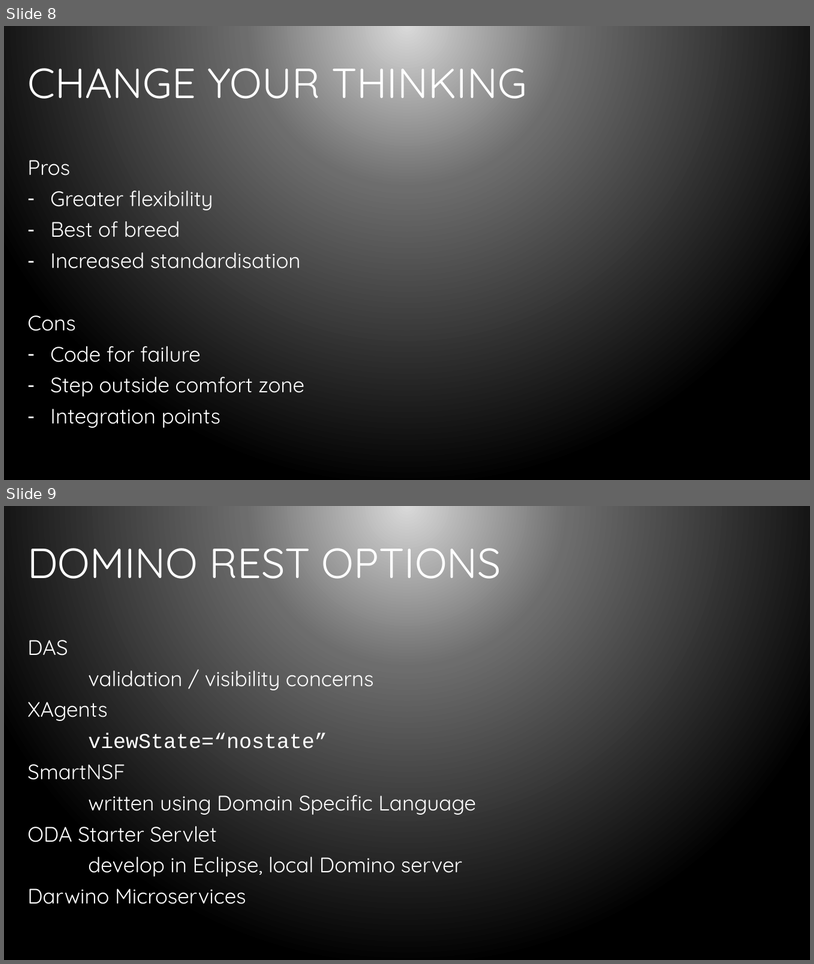
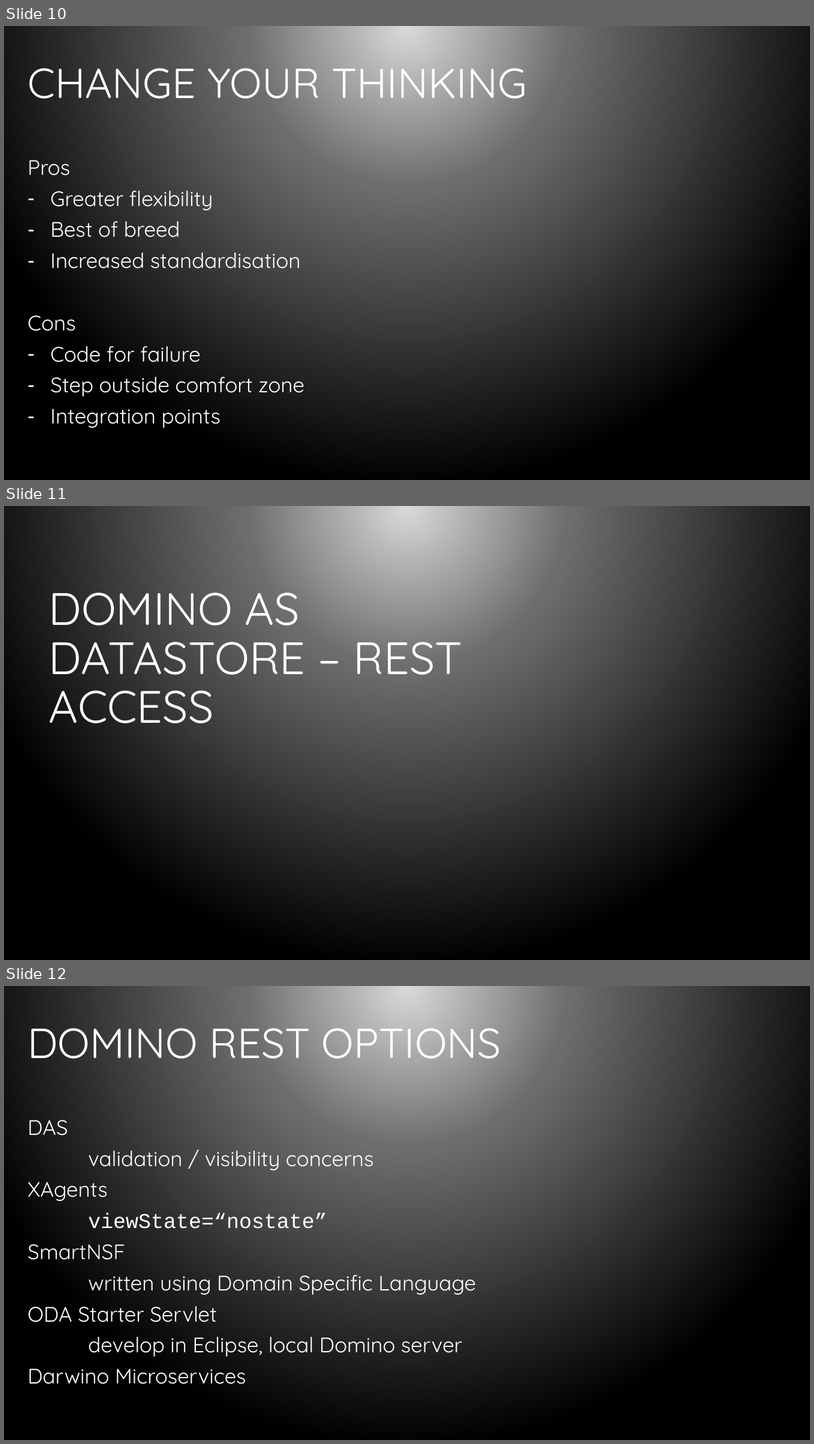
Before and after one commit to bleedingcode/domino-js-masterclass, a slide deck: presentation/8598 Domino and JS.pptx. Shown one above the other, each under a label of ours: slides 8 and 9 before the commit, slides 10, 11 and 12 after it. The pictures are 814x964 and 814x1444 pixels, drawn with LibreOffice and Linux fonts; fonts in the diff are those of the drawing; background and template pictures are left out. Boxes give left, top, right and bottom in pixels: in the first picture for what was removed or moved away, otherwise in the second. Text is boxed around its words. In the diff, an @@ line names an element or a change of style, - is before the commit and + after.

```diff
--- a/presentation/8598 Domino and JS.pptx
+++ b/presentation/8598 Domino and JS.pptx
@@ slide 11 added at (x1=4, y1=506, x2=810, y2=960), background gradient #D9D9D9 to #6D6D6D to #000000 @@
@@ title added at (x1=49, y1=592, x2=463, y2=723), 54 pt, text #FFFFFF @@
+DOMINO AS DATASTORE – REST ACCESS
@@ what was slide 8 is now slide 10 @@
@@ what was slide 9 is now slide 12 @@
```
Also in this commit, not shown: 13 other slides added.
